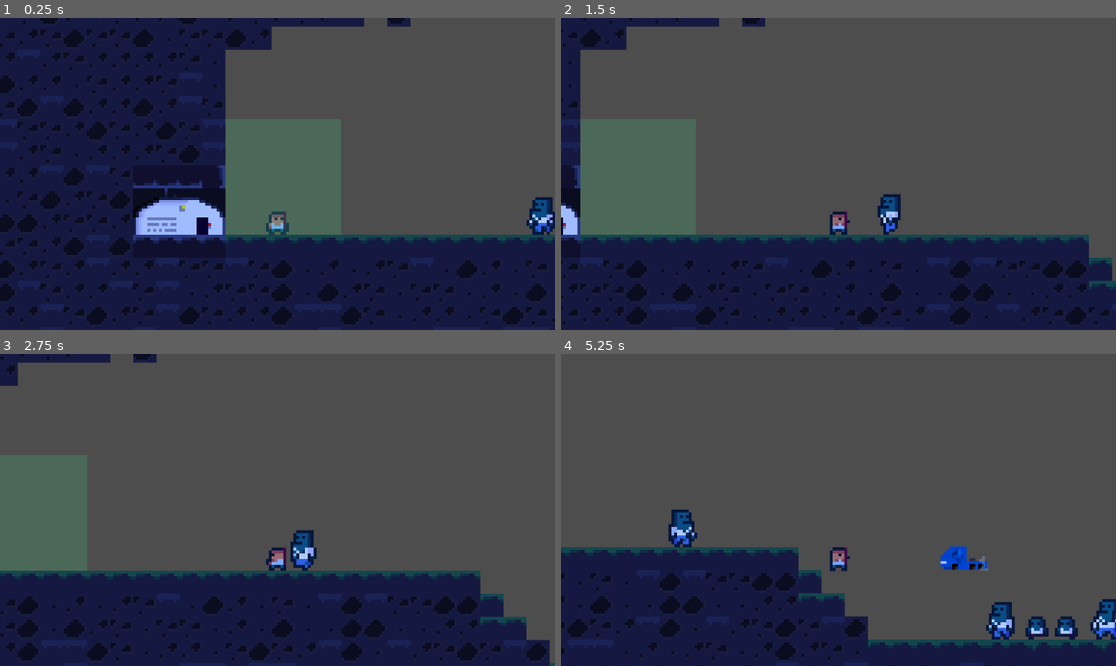
Above: before the commit, frames 1-4 (two rows, left to right).
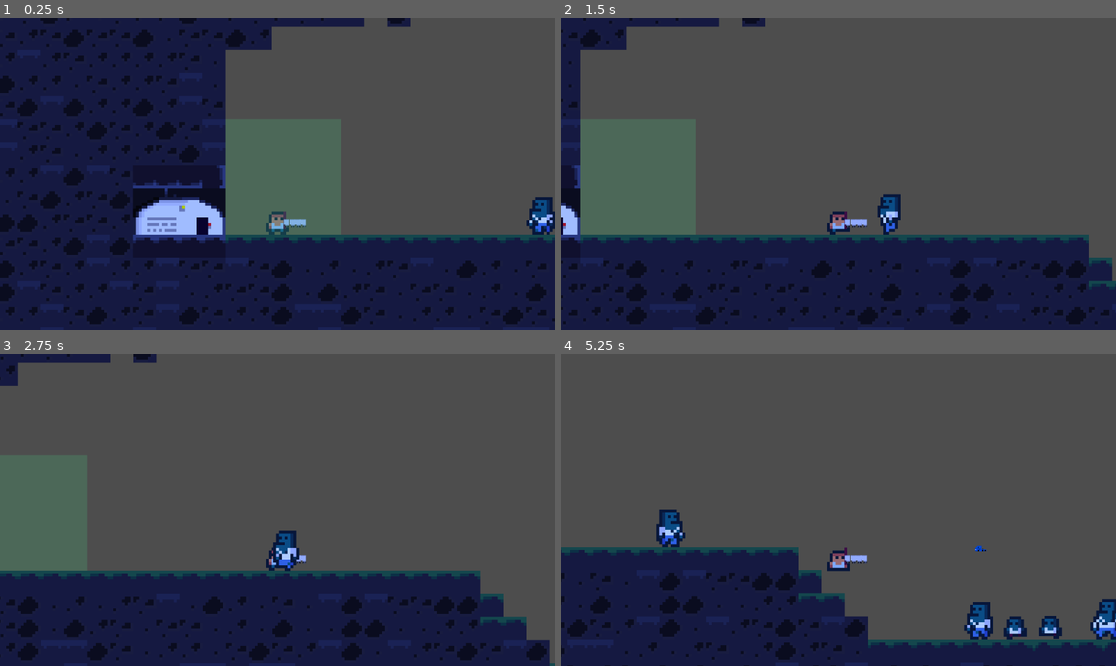
Above: after the commit, the same moments.

Repository: OllieBlomfield/zombie_game
Game: Godot game, scene res://scenes/levels/level_1.tscn
Same seed, same stepped clock (60 frames per second), same inputs: the game is played once before the commit and once after it. The engine's default icon, where the game draws it, is replaced by a stand-in: a white triangle on a blue panel in a dark square.
Inputs:
- Up to frame 1 (0.25 s): no input
- Up to frame 2 (1.5 s): hold D (right) from 0.53 s (still down); tap M (attack) at 0.6, 1.35 s; tap Space (jump) at 0.77 s
- Up to frame 3 (2.75 s): tap Space (jump) at 1.52 s; release D (right) at 2.03 s; hold A (left) from 2.03 s (still down); tap M (attack) at 2.1 s
- Up to frame 4 (5.25 s): release A (left) at 2.78 s; hold D (right) 2.78-4.28 s; tap M (attack) every 0.75 s from 2.85 to 5.1 s; tap Space (jump) at 3.02, 3.77, 4.52 s; hold A (left) 4.28-5.03 s; hold D (right) from 5.03 s (still down)

The runs differ from the first frame. In frame 1, less than 0.1% of the frame differs, in the area x 51-56%, y 64-68%; in frame 2, 0.2%; in frame 3, 0.8%; in frame 4, 3.0%, in the area x 17-94%, y 49-92%.

Commit message:
Gun Updated

Diff:
--- a/components/combat.gd
+++ b/components/combat.gd
@@ -7,4 +7,4 @@
 
 func attack(direction: float):
 	current_weapon.flip_h = direction < 0
-	current_weapon.perform_attack()
+	current_weapon.perform_attack(direction)
--- a/ranged_bullet.gd
+++ b/ranged_bullet.gd
@@ -4,11 +4,13 @@
 @export var damage: int = 1
 @export var knockback: float = 50
 
-var direction: Vector2
-var speed: float
+@export var bullet_gravity: int = 50
+
+var velocity: Vector2
 
 func _physics_process(delta: float) -> void:
-	position += direction * speed * delta
+	velocity.y += bullet_gravity * delta
+	position += velocity * delta
 
 func _on_area_entered(area: Area2D) -> void:
 	var hurtbox := area as HurtBox
@@ -18,10 +20,15 @@
 
 	var context := HitContext.new()
 	context.damage = damage
-	context.direction = direction
+	context.direction = velocity.normalized()
 	context.hit_point = global_position
 	context.knockback = knockback
 
 	hurtbox.handle_hit(context)
 
 	queue_free()
+
+
+func _on_body_entered(body: Node2D) -> void:
+	if body is TileMapLayer:
+		queue_free()
--- a/scenes/objects/player.tscn
+++ b/scenes/objects/player.tscn
@@ -6,8 +6,7 @@
 [ext_resource type="Script" uid="uid://bwjbhslyjufr3" path="res://components/hurtbox.gd" id="4_ksjmp"]
 [ext_resource type="Script" uid="uid://1kgpo4ysg2r4" path="res://components/combat.gd" id="5_ksjmp"]
 [ext_resource type="PackedScene" uid="uid://s7s5nvrfefnl" path="res://scenes/weapons/mele_weapon.tscn" id="6_2rlf8"]
-[ext_resource type="Script" uid="uid://ccu5kprubgnfa" path="res://scripts/weapons/ranged_weapon.gd" id="7_0ay4w"]
-[ext_resource type="PackedScene" uid="uid://dfm5mc3s3vq0j" path="res://scenes/weapons/ranged_bullet.tscn" id="8_tuhu7"]
+[ext_resource type="PackedScene" uid="uid://dlv05bwuk610j" path="res://scenes/weapons/ranged_weapon.tscn" id="7_2rlf8"]
 
 [sub_resource type="RectangleShape2D" id="RectangleShape2D_h5uus"]
 size = Vector2(7.9, 7.9)
@@ -15,10 +14,9 @@
 [sub_resource type="CircleShape2D" id="CircleShape2D_54rde"]
 radius = 4.0
 
-[node name="Player" type="CharacterBody2D" unique_id=1359689479 node_paths=PackedStringArray("weapon", "health", "hurtbox") groups=["player"]]
+[node name="Player" type="CharacterBody2D" unique_id=1359689479 node_paths=PackedStringArray("health", "hurtbox") groups=["player"]]
 collision_mask = 4
 script = ExtResource("1_a8lix")
-weapon = NodePath("RangedWeapon")
 health = NodePath("Health")
 hurtbox = NodePath("HurtBox")
 
@@ -58,11 +56,5 @@
 position = Vector2(1, 0)
 knockback = 150.0
 
-[node name="RangedWeapon" type="Node2D" parent="." unique_id=14749098 node_paths=PackedStringArray("fire_point")]
-script = ExtResource("7_0ay4w")
-bullet_scene = ExtResource("8_tuhu7")
-fire_point = NodePath("../Marker2D")
-metadata/_custom_type_script = "uid://ccu5kprubgnfa"
-
-[node name="Marker2D" type="Marker2D" parent="." unique_id=1430482251]
-position = Vector2(4, 0)
+[node name="RangedWeapon" parent="." unique_id=1371481615 instance=ExtResource("7_2rlf8")]
+position = Vector2(6, 0)
--- a/scenes/weapons/ranged_bullet.tscn
+++ b/scenes/weapons/ranged_bullet.tscn
@@ -40,13 +40,17 @@
 }]
 
 [sub_resource type="CircleShape2D" id="CircleShape2D_uh1wj"]
+radius = 2.0
 
 [node name="RangedBullet" type="Area2D" unique_id=1845268733]
 collision_layer = 0
 collision_mask = 6
 script = ExtResource("1_tv6er")
+damage = null
+knockback = null
 
 [node name="AnimatedSprite2D" type="AnimatedSprite2D" parent="." unique_id=1937034321]
+scale = Vector2(0.25, 0.25)
 sprite_frames = SubResource("SpriteFrames_llvys")
 frame_progress = 0.18998434
 
@@ -54,3 +58,4 @@
 shape = SubResource("CircleShape2D_uh1wj")
 
 [connection signal="area_entered" from="." to="." method="_on_area_entered"]
+[connection signal="body_entered" from="." to="." method="_on_body_entered"]
--- a/scenes/weapons/ranged_weapon.tscn
+++ b/scenes/weapons/ranged_weapon.tscn
@@ -1,6 +1,7 @@
 [gd_scene format=3 uid="uid://dlv05bwuk610j"]
 
 [ext_resource type="Script" uid="uid://ccu5kprubgnfa" path="res://scripts/weapons/ranged_weapon.gd" id="1_0hegm"]
+[ext_resource type="PackedScene" uid="uid://dfm5mc3s3vq0j" path="res://scenes/weapons/ranged_bullet.tscn" id="2_7dvhj"]
 [ext_resource type="Texture2D" uid="uid://df76glc4vk7qt" path="res://graphics/Props/Supports in a trailer 2 [24x16].png" id="2_l4v5d"]
 
 [sub_resource type="SpriteFrames" id="SpriteFrames_7dvhj"]
@@ -14,9 +15,15 @@
 "speed": 5.0
 }]
 
-[node name="RangedWeapon" type="Node2D" unique_id=1371481615]
+[node name="RangedWeapon" type="Node2D" unique_id=1371481615 node_paths=PackedStringArray("fire_point")]
 script = ExtResource("1_0hegm")
+bullet_scene = ExtResource("2_7dvhj")
+fire_point = NodePath("Marker2D")
 
 [node name="AnimatedSprite2D" type="AnimatedSprite2D" parent="." unique_id=1954218496]
-scale = Vector2(0.26041666, 1)
+position = Vector2(9.536743e-07, -1)
+scale = Vector2(0.0813802, 0.3125)
 sprite_frames = SubResource("SpriteFrames_7dvhj")
+
+[node name="Marker2D" type="Marker2D" parent="." unique_id=783226747]
+position = Vector2(4, -1)
--- a/scripts/objects/player.gd
+++ b/scripts/objects/player.gd
@@ -58,7 +58,6 @@
 func _physics_process(delta: float) -> void:
 	if Input.is_action_just_pressed("right"): facing_direction = 1
 	if Input.is_action_just_pressed("left"): facing_direction = -1
-	weapon.flip_h = facing_direction < 0
 	_handle_gravity(delta)
 
 	_handle_jump(delta)
@@ -73,10 +72,7 @@
 
 	if Input.is_action_just_pressed("attack"):
 		attacking = true
-		animated_sprite_2d.play("mele_attack")
-		combat.attack(1)
-
-		#animated_sprite_2d.play("mele_attack")
+		combat.attack(facing_direction)
 
 func _handle_gravity(delta: float):
 	if Input.is_action_pressed("jump"):
--- a/scripts/weapons/mele_weapon.gd
+++ b/scripts/weapons/mele_weapon.gd
@@ -14,7 +14,7 @@
 signal attack_finished
 
 func _ready() -> void:
-	#hit_box.body_entered.connect(_attack_hit)
+	hit_box.body_entered.connect(_attack_hit)
 	hit_box.hurtbox_hit.connect(_attack_hit)
 	hit_box.disable()
 	animated_sprite_2d.animation_finished.connect(_attack_finished)
@@ -25,7 +25,7 @@
 		#if area is HurtBox: #add something to check correct layers
 
 
-func perform_attack() -> void: #call pefrom_attack or execute_attack to imply something active is happening
+func perform_attack(direction: int) -> void: #call pefrom_attack or execute_attack to imply something active is happening
 	hit_box.enable()
 	animated_sprite_2d.play("attack")
 
--- a/scripts/weapons/ranged_weapon.gd
+++ b/scripts/weapons/ranged_weapon.gd
@@ -7,16 +7,18 @@
 @export var bullet_speed: float = 400
 @export var flip_h: bool = false
 
-func perform_attack() -> void: #call pefrom_attack or execute_attack to imply something active is happening
+func perform_attack(facing_direction: int) -> void: #call pefrom_attack or execute_attack to imply something active is happening
 	var bullet = bullet_scene.instantiate()
 
 	get_tree().current_scene.add_child(bullet)
 
 	bullet.global_position = fire_point.global_position
 
-	var dir := Vector2.RIGHT
-	if flip_h:
-		dir = Vector2.LEFT
+	var spread := deg_to_rad(5)
 
-	bullet.direction = Vector2.LEFT if flip_h else Vector2.RIGHT
-	bullet.speed = bullet_speed
+	var dir := Vector2(facing_direction, 0)
+	dir.y += randf_range(-spread, spread)
+
+	dir = dir.normalized()
+
+	bullet.velocity = dir * bullet_speed
--- a/scripts/weapons/weapon.gd
+++ b/scripts/weapons/weapon.gd
@@ -1,5 +1,5 @@
 extends Node2D
 class_name Weapon
 
-func perform_attack() -> void:
+func perform_attack(facing_direction: int) -> void:
 	pass
